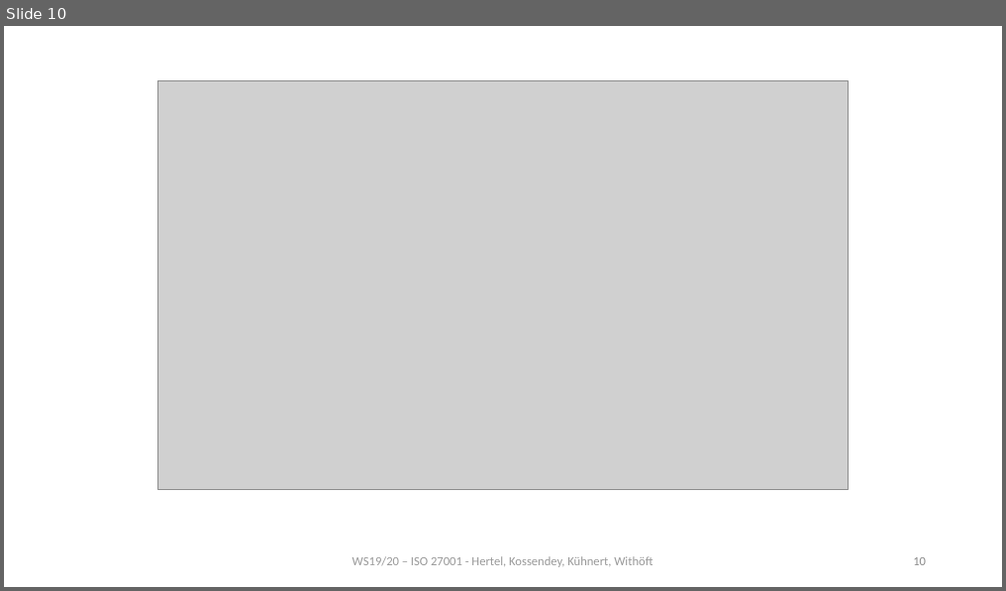
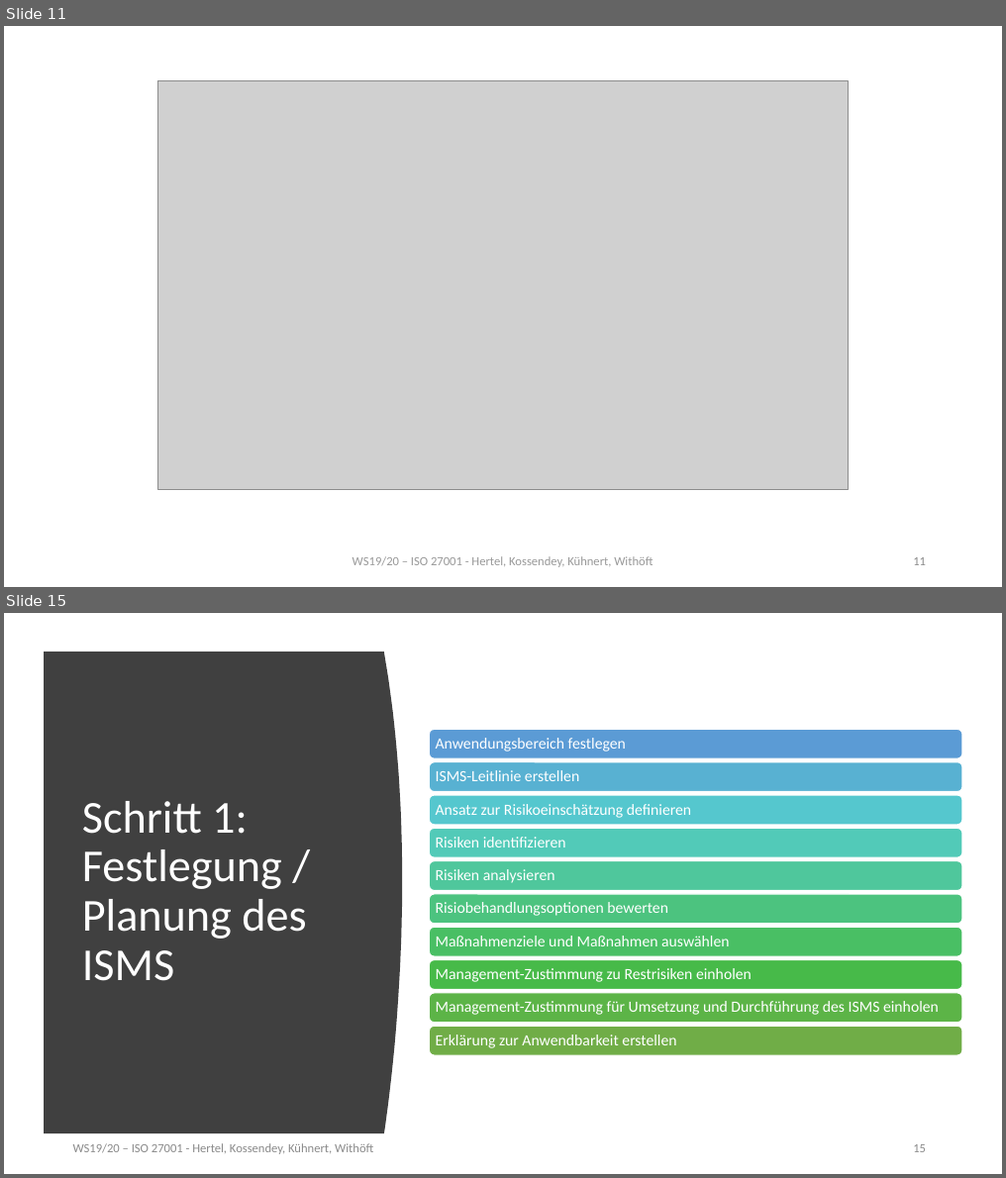
Before and after one commit to mwithoeft/SicherheitUndZuverlaessigkeit, a slide deck: merged.pptx. Shown one above the other, each under a label of ours: slide 10 before the commit, slides 11 and 15 after it; the slides between them are not shown. The pictures are 1006x591 and 1006x1178 pixels, drawn with LibreOffice and Linux fonts; fonts in the diff are those of the drawing; grey boxes stand for pictures. Boxes give left, top, right and bottom in pixels: in the first picture for what was removed or moved away, otherwise in the second. Text is boxed around its words. In the diff, an @@ line names an element or a change of style, - is before the commit and + after.

```diff
--- a/merged.pptx
+++ b/merged.pptx
@@ slide 15 added at (4, 613, 1002, 1174), background #FFFFFF @@
@@ freeform shape added at (44, 652, 402, 1134), fill #404040 @@
@@ title added at (82, 801, 306, 981), 44 pt, text #FFFFFF @@
+Schritt 1: Festlegung / Planung des ISMS
@@ group added at (430, 729, 962, 1056): 10 rounded rectangles, 10 texts @@
+Anwendungsbereich festlegen
+ISMS-Leitlinie erstellen
+Ansatz zur Risikoeinschätzung definieren
+Risiken identifizieren
+Risiken analysieren
+Risiobehandlungsoptionen bewerten
+Maßnahmenziele und Maßnahmen auswählen
+Management-Zustimmung zu Restrisiken einholen
+Management-Zustimmung für Umsetzung und Durchführung des ISMS einholen
+Erklärung zur Anwendbarkeit erstellen
@@ text added at (73, 1144, 373, 1155), 12 pt, text #8C8C8C @@
+WS19/20 – ISO 27001 - Hertel, Kossendey, Kühnert, Withöft
@@ page number added at (913, 1145, 926, 1153), 12 pt, text #8C8C8C @@
+15
@@ what was slide 10 is now slide 11 @@
@@ page number at (913, 558, 926, 566): text changed @@
-10
+11
```
Also in this commit, not shown: 2 slides changed, 7 other slides added.
